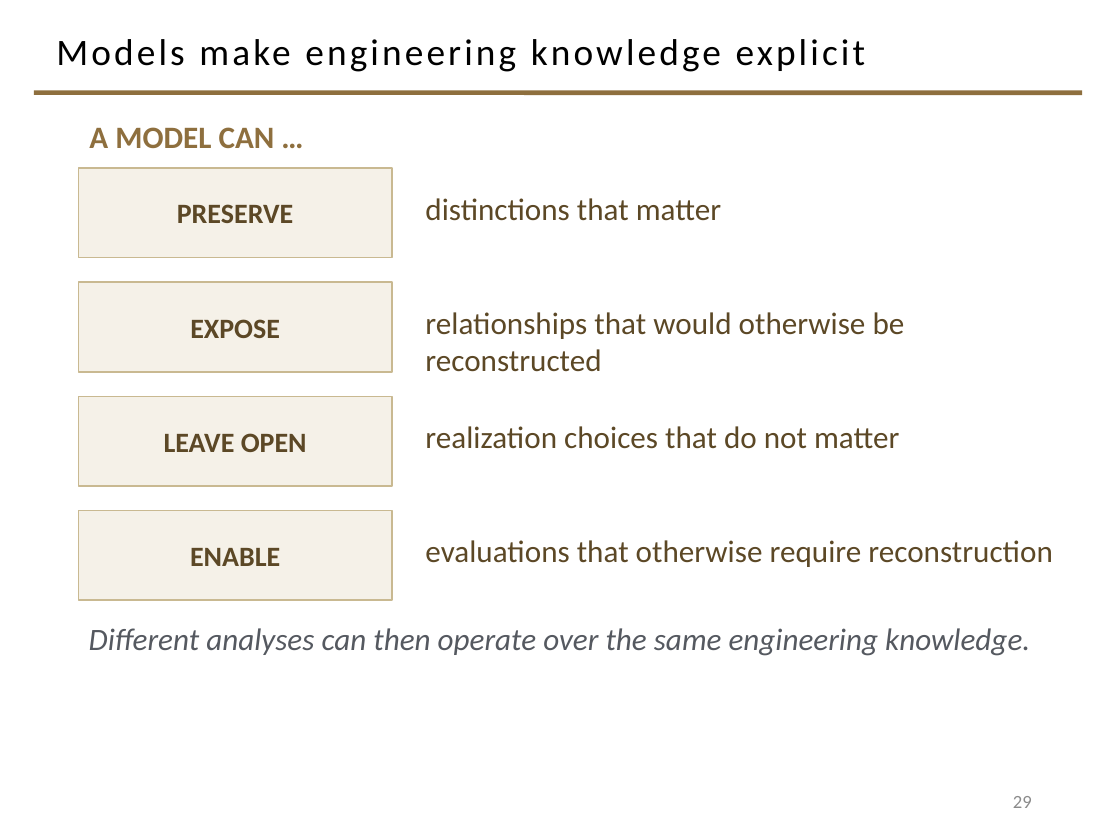
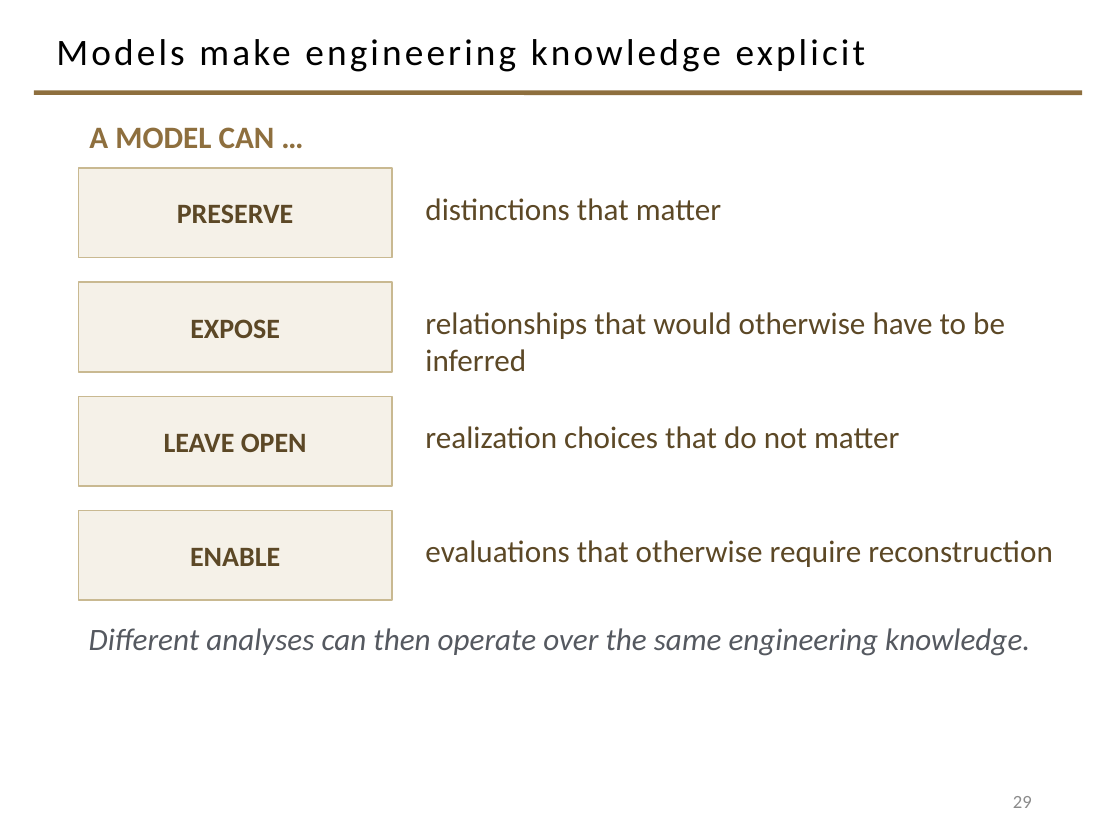
Before and after one commit to davisjam/model-based-agentic-software-engineering, a slide deck: slide 29 of course/lectures/act-2-delegation-and-control/03-alignment/2-3-Alignment.pptx. Drawn at 1120x840 pixels with LibreOffice and Linux fonts; fonts in the diff are those of the drawing; background and template pictures are left out. Boxes give left, top, right and bottom in pixels: in the first picture for what was removed or moved away, otherwise in the second. Text is boxed around its words. In the diff, an @@ line names an element or a change of style, - is before the commit and + after.

```diff
--- a/course/lectures/act-2-delegation-and-control/03-alignment/2-3-Alignment.pptx
+++ b/course/lectures/act-2-delegation-and-control/03-alignment/2-3-Alignment.pptx
@@ text at [425, 312, 1005, 372]: text changed @@
-relationships that would otherwise be reconstructed
+relationships that would otherwise have to be inferred
```
Also in this commit, not shown: 10 other slides changed.
